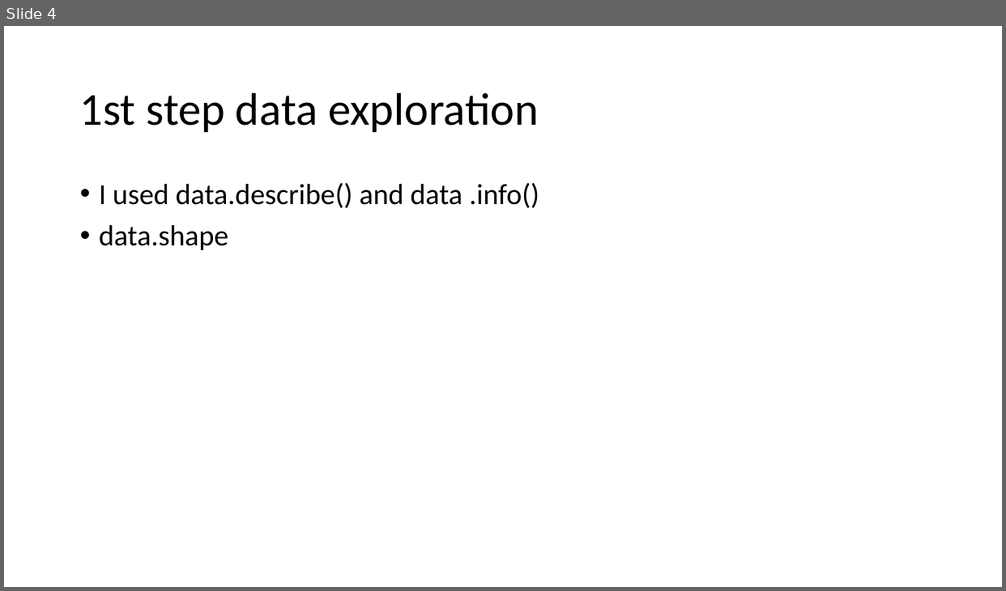
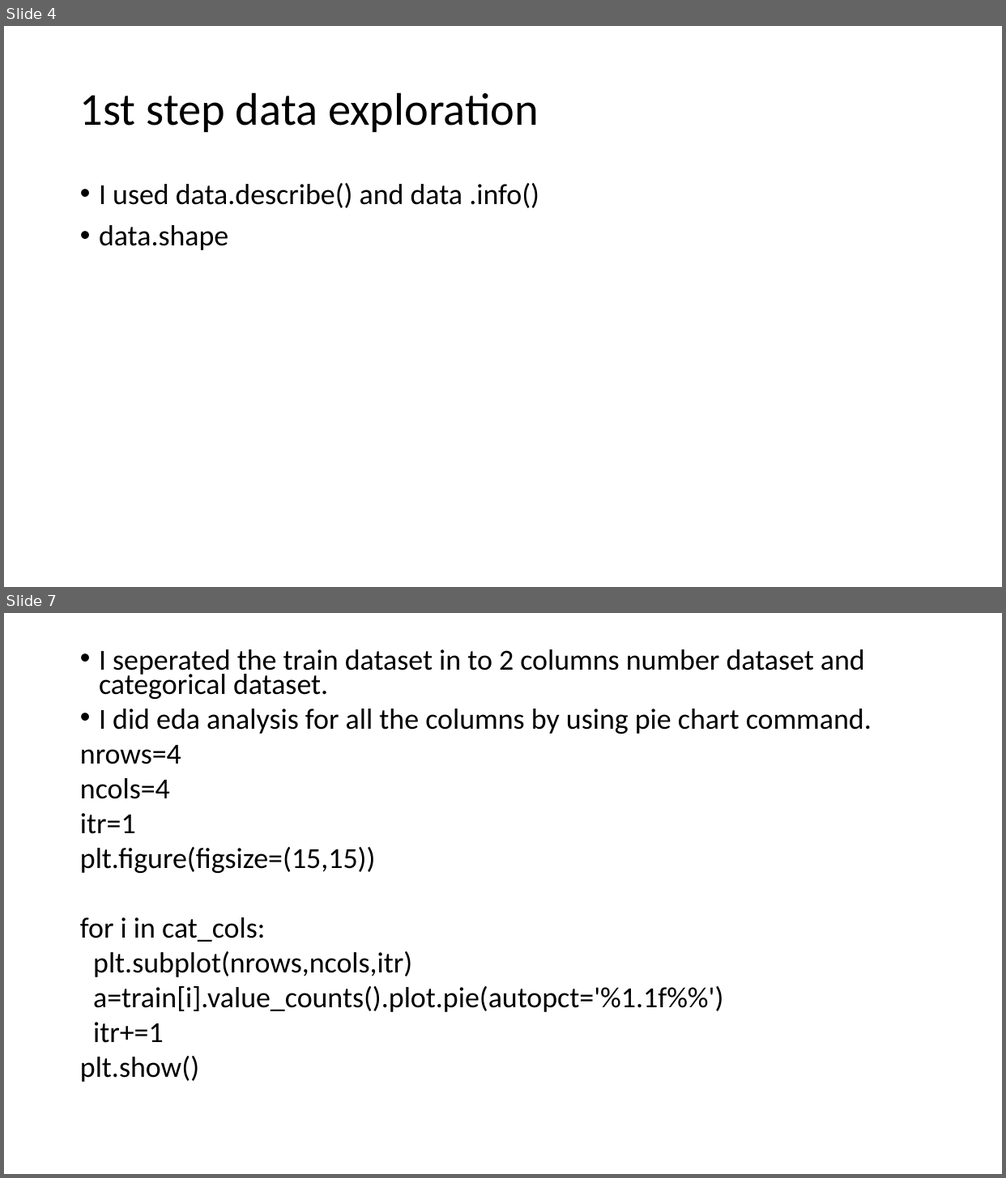
Before and after one commit to adityaravichander45/october-wkshop, a slide deck: Hackathon workshop.pptx. Shown one above the other, each under a label of ours: slide 4 before the commit, slides 4 and 7 after it; the slides between them are not shown. The pictures are 1006x591 and 1006x1178 pixels, drawn with LibreOffice and Linux fonts; fonts in the diff are those of the drawing. Boxes give left, top, right and bottom in pixels: in the first picture for what was removed or moved away, otherwise in the second. Text is boxed around its words. In the diff, an @@ line names an element or a change of style, - is before the commit and + after.

```diff
--- a/Hackathon workshop.pptx
+++ b/Hackathon workshop.pptx
@@ slide 7 added at bbox=[4, 613, 1002, 1174], background #FFFFFF @@
@@ text added at bbox=[80, 649, 872, 1082], 28 pt, text #000000 @@
+• I seperated the train dataset in to 2 columns number dataset and categorical dataset.
+• I did eda analysis for all the columns by using pie chart command.
+nrows=4
+ncols=4
+itr=1
+plt.figure(figsize=(15,15))
+for i in cat_cols:
+plt.subplot(nrows,ncols,itr)
+a=train[i].value_counts().plot.pie(autopct='%1.1f%%')
+itr+=1
+plt.show()
```
Also in this commit, not shown: 1 slide changed, 2 other slides added.
